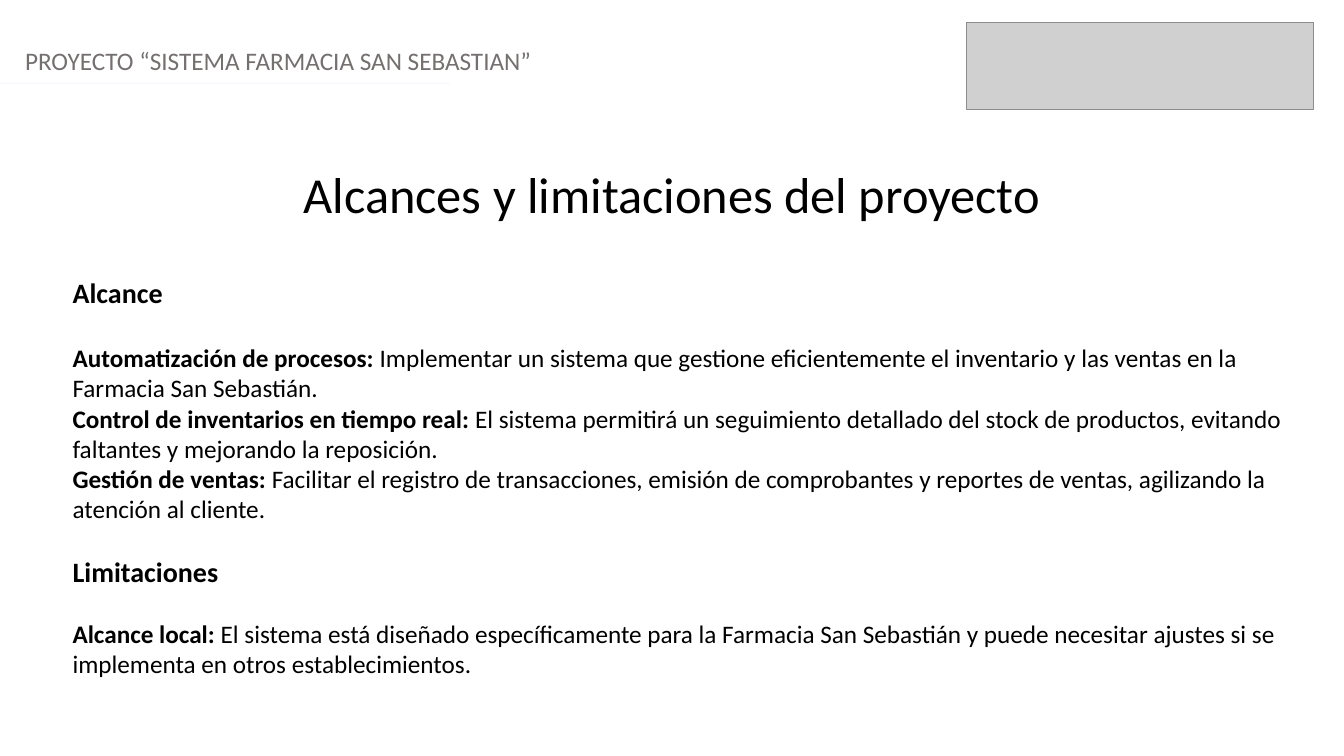
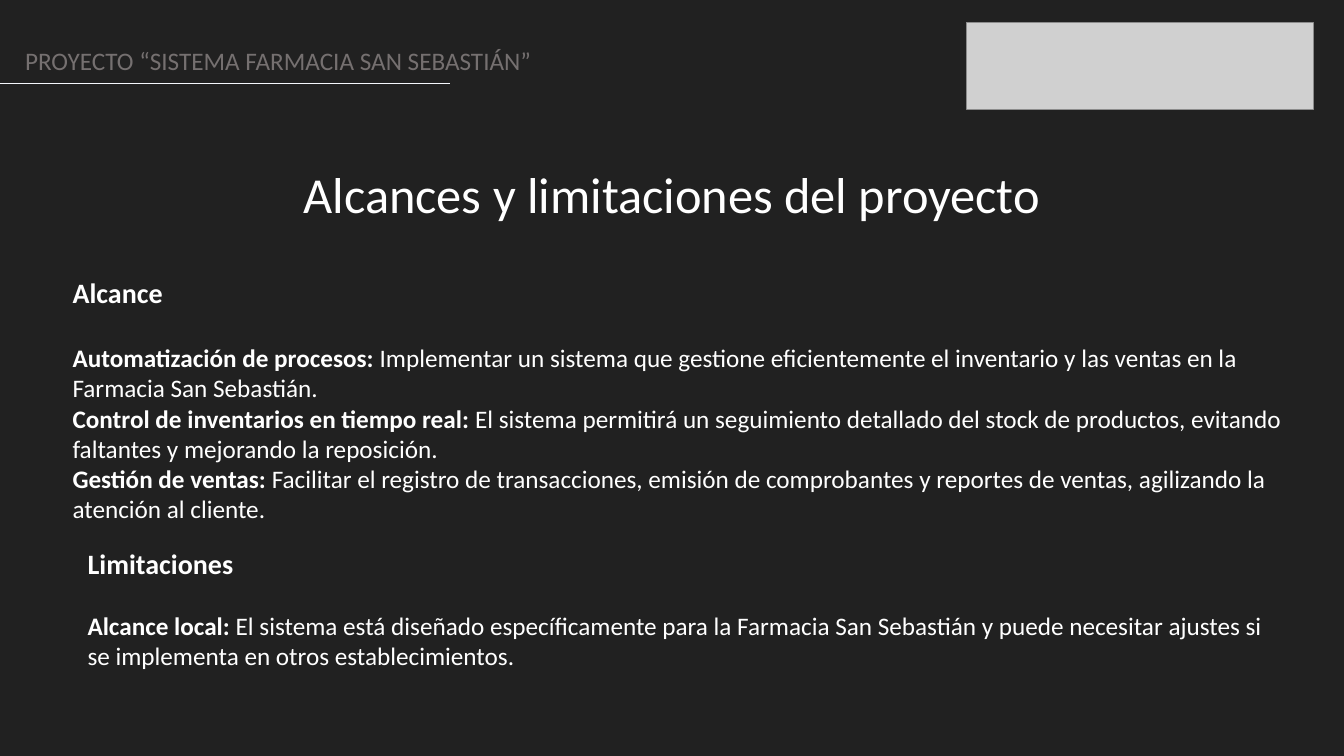
Before and after one commit to dacamposk1/capstone_grupo2, a slide deck: slide 5 of Fase 3/Evidencias Grupales/Presentación Final del proyecto (Español).pptx. Drawn at 1344x756 pixels with LibreOffice and Linux fonts; fonts in the diff are those of the drawing; grey boxes stand for pictures. Boxes give left, top, right and bottom in pixels: in the first picture for what was removed or moved away, otherwise in the second. Text is boxed around its words. In the diff, an @@ line names an element or a change of style, - is before the commit and + after.

```diff
--- a/Fase 3/Evidencias Grupales/Presentación Final del proyecto (Español).pptx
+++ b/Fase 3/Evidencias Grupales/Presentación Final del proyecto (Español).pptx
@@ background #FFFFFF to #212121 @@
@@ text at <box>25,50,531,70</box>: text changed @@
-PROYECTO “SISTEMA FARMACIA SAN SEBASTIAN”
+PROYECTO “SISTEMA FARMACIA SAN SEBASTIÁN”
@@ text "Alcances y limitaciones del proyecto" at <box>303,178,1040,221</box>: text colour #000000 to #FFFFFF @@
@@ text "Alcance" at <box>73,283,1280,518</box>: text colour #000000 to #FFFFFF @@
@@ text at <box>73,562,1274,677</box>: paragraphs removed @@
-Limitaciones
-Alcance local: El sistema está diseñado específicamente para la Farmacia San Sebastián y puede necesitar ajustes si se implementa en otros establecimientos.
@@ text added at <box>88,554,1262,669</box>, 18 pt, text #FFFFFF @@
+Limitaciones
+Alcance local: El sistema está diseñado específicamente para la Farmacia San Sebastián y puede necesitar ajustes si se implementa en otros establecimientos.
```
Also in this commit, not shown: 13 other slides changed.
